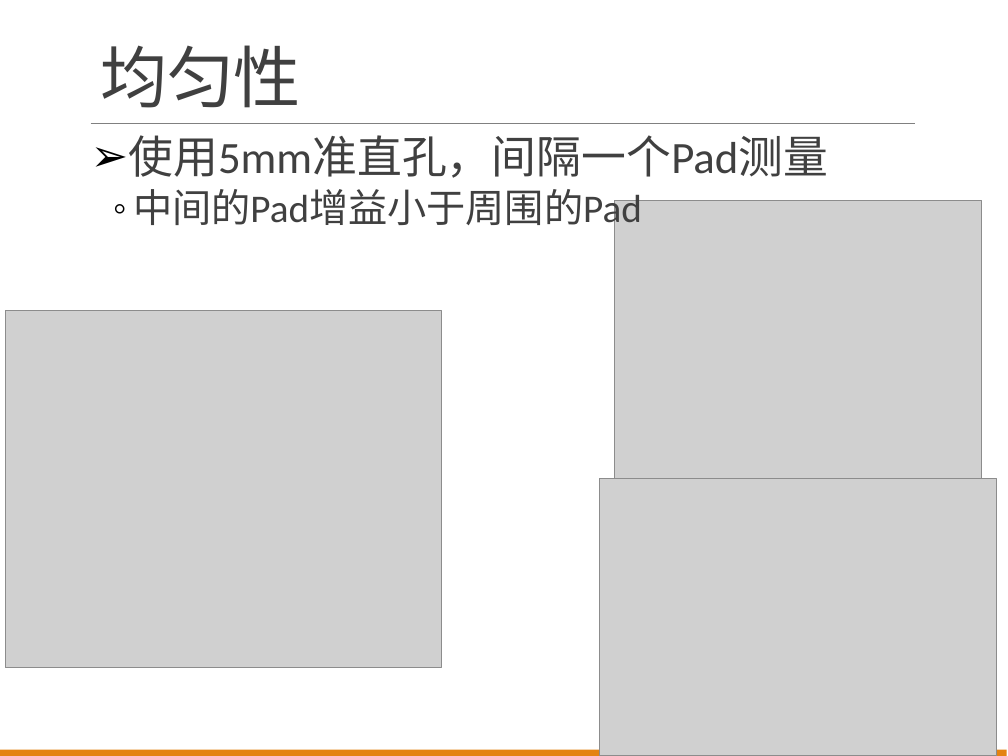
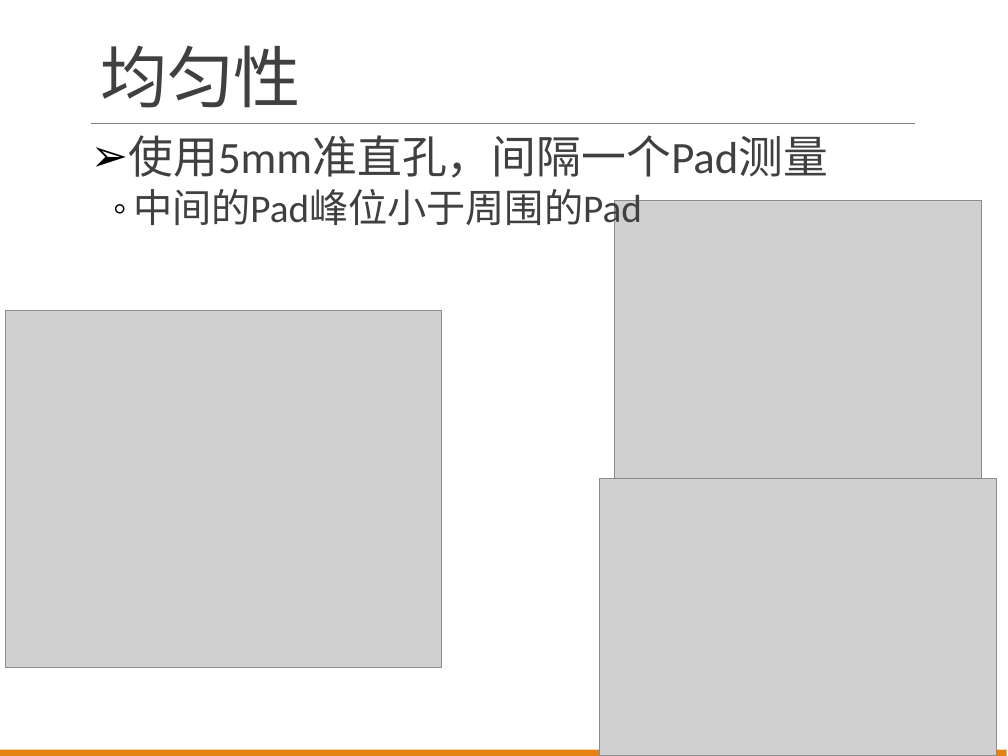
Before and after one commit to wyu0725/SDHCAL_DAQ, a slide deck: slide 2 of Slides/SDHCALReport20170705.pptx. Drawn at 1008x756 pixels with LibreOffice and Linux fonts; fonts in the diff are those of the drawing; grey boxes stand for pictures. Boxes give left, top, right and bottom in pixels: in the first picture for what was removed or moved away, otherwise in the second. Text is boxed around its words. In the diff, an @@ line names an element or a change of style, - is before the commit and + after.

```diff
--- a/Slides/SDHCALReport20170705.pptx
+++ b/Slides/SDHCALReport20170705.pptx
@@ text at (133, 189, 642, 233): text changed @@
-  ◦ 中间的Pad增益小于周围的Pad
+  ◦ 中间的Pad峰位小于周围的Pad
```
Also in this commit, not shown: 1 slide added.
